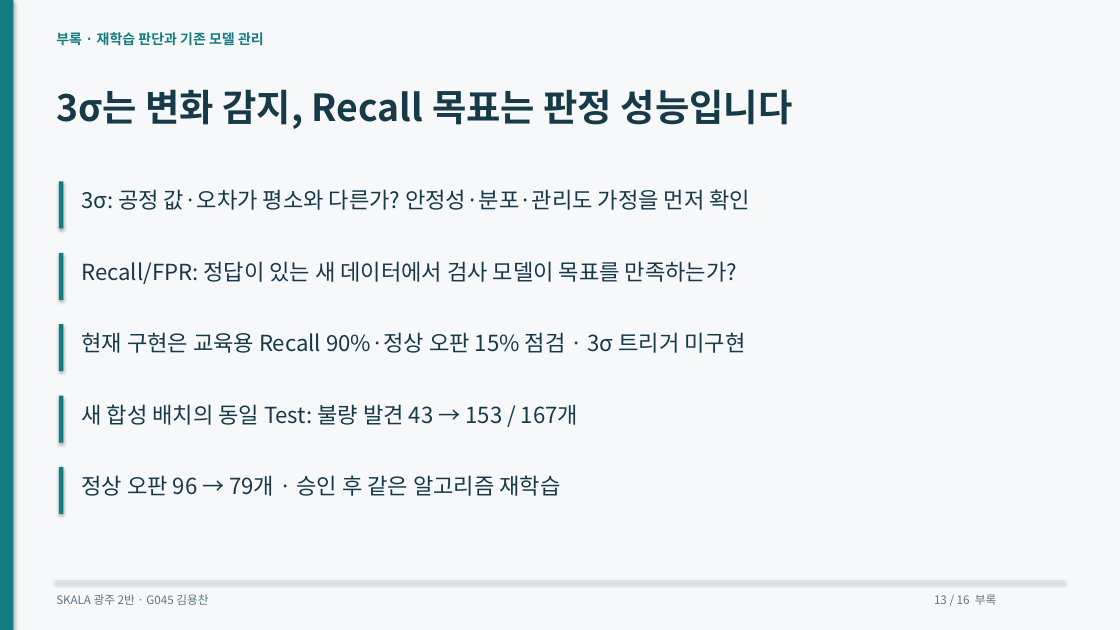
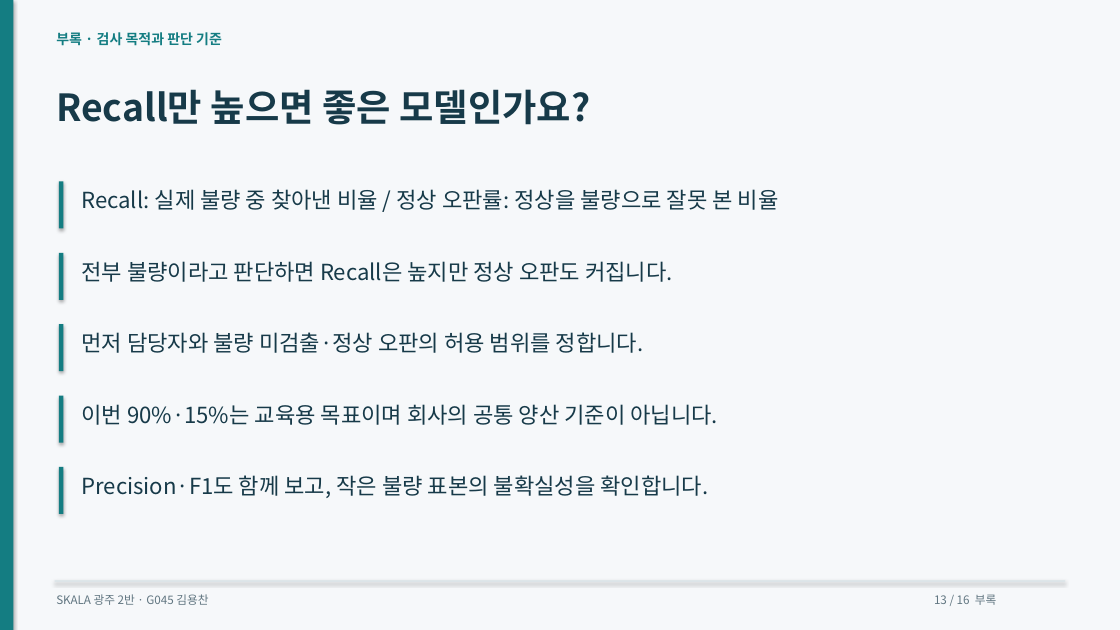
Before and after one commit to dragonchan95/Semiconductor-AI-Agent, a slide deck: slide 13 of docs/G045_Semiconductor_Agent.pptx. Drawn at 1120x630 pixels with LibreOffice and Linux fonts; fonts in the diff are those of the drawing. Boxes give left, top, right and bottom in pixels: in the first picture for what was removed or moved away, otherwise in the second. Text is boxed around its words. In the diff, an @@ line names an element or a change of style, - is before the commit and + after.

```diff
--- a/docs/G045_Semiconductor_Agent.pptx
+++ b/docs/G045_Semiconductor_Agent.pptx
@@ text at (56,32,222,46): text changed @@
-부록 · 재학습 판단과 기존 모델 관리
+부록 · 검사 목적과 판단 기준
@@ text at (56,89,590,125): text changed @@
-3σ는 변화 감지, Recall 목표는 판정 성능입니다
+Recall만 높으면 좋은 모델인가요?
@@ text at (81,189,779,210): text changed @@
-3σ: 공정 값·오차가 평소와 다른가? 안정성·분포·관리도 가정을 먼저 확인
+Recall: 실제 불량 중 찾아낸 비율 / 정상 오판률: 정상을 불량으로 잘못 본 비율
@@ text at (81,261,673,282): text changed @@
-Recall/FPR: 정답이 있는 새 데이터에서 검사 모델이 목표를 만족하는가?
+전부 불량이라고 판단하면 Recall은 높지만 정상 오판도 커집니다.
@@ text at (81,332,644,353): text changed @@
-현재 구현은 교육용 Recall 90%·정상 오판 15% 점검 · 3σ 트리거 미구현
+먼저 담당자와 불량 미검출·정상 오판의 허용 범위를 정합니다.
@@ text at (81,404,718,425): text changed @@
-새 합성 배치의 동일 Test: 불량 발견 43 → 153 / 167개
+이번 90%·15%는 교육용 목표이며 회사의 공통 양산 기준이 아닙니다.
@@ text at (81,475,708,498): text changed @@
-정상 오판 96 → 79개 · 승인 후 같은 알고리즘 재학습
+Precision·F1도 함께 보고, 작은 불량 표본의 불확실성을 확인합니다.
```
Also in this commit, not shown: 6 other slides changed, 39 other files.
